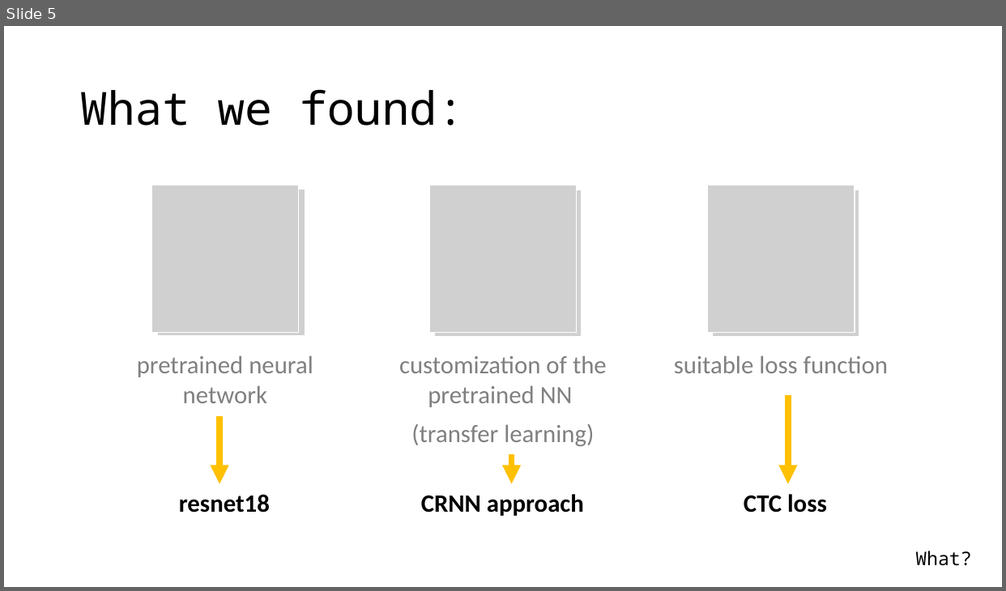
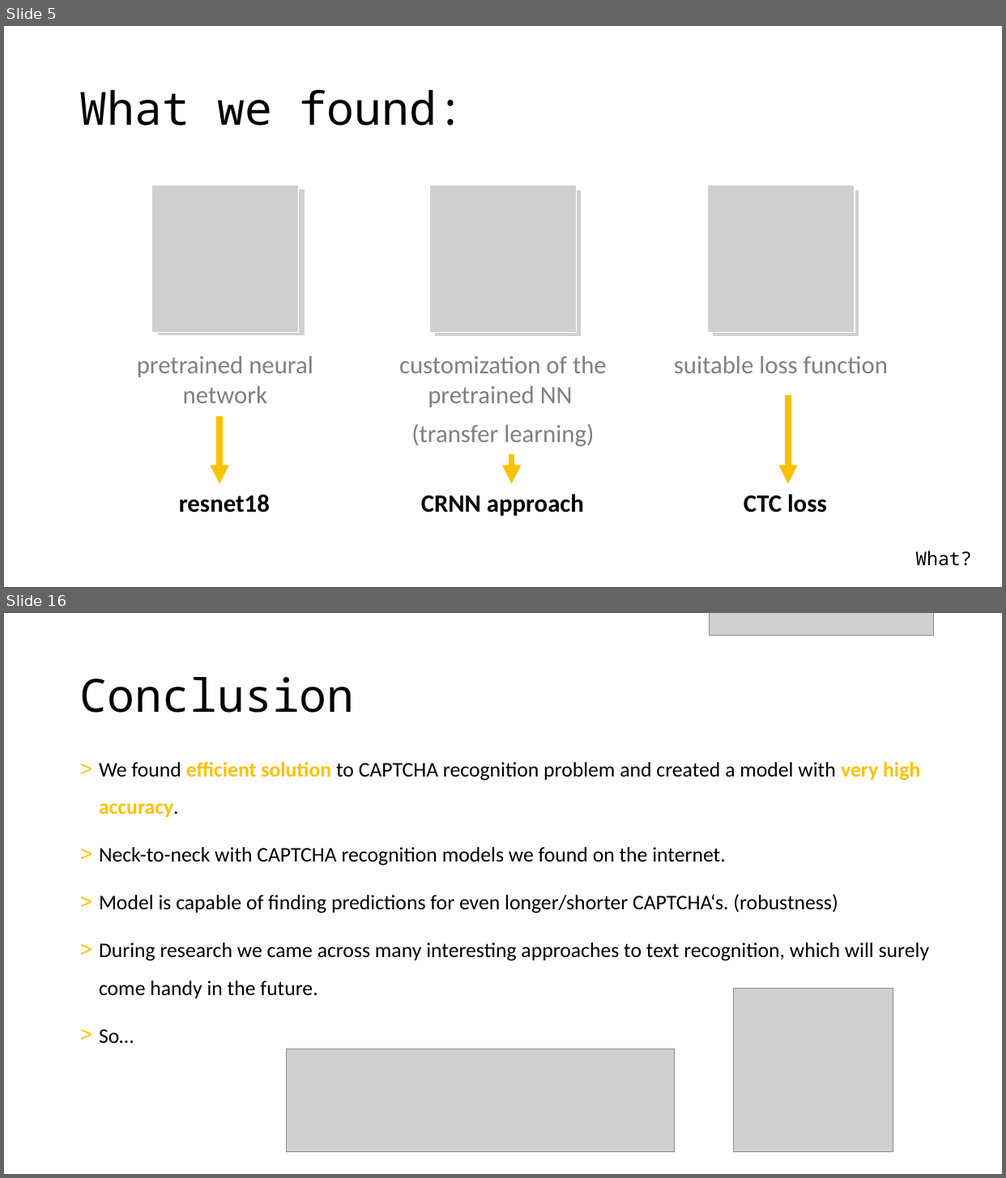
Before and after one commit to Strojove-uceni/final-projects-i_am_not_a_robot, a slide deck: presentation/Final_presentation_draft.pptx. Shown one above the other, each under a label of ours: slide 5 before the commit, slides 5 and 16 after it; the slides between them are not shown. The pictures are 1006x591 and 1006x1178 pixels, drawn with LibreOffice and Linux fonts; fonts in the diff are those of the drawing; grey boxes stand for pictures; background and template pictures are left out. Boxes give left, top, right and bottom in pixels: in the first picture for what was removed or moved away, otherwise in the second. Text is boxed around its words. In the diff, an @@ line names an element or a change of style, - is before the commit and + after.

```diff
--- a/presentation/Final_presentation_draft.pptx
+++ b/presentation/Final_presentation_draft.pptx
@@ slide 16 added at bbox=[4, 613, 1002, 1174], background #FFFFFF @@
@@ picture added at bbox=[710, 613, 934, 636] @@
@@ title added at bbox=[80, 677, 355, 713], 44 pt, text #000000 @@
+Conclusion
@@ text added at bbox=[99, 762, 929, 1043], 20 pt, text #000000 @@
+> We found efficient solution to CAPTCHA recognition problem and created a model with very high accuracy.
+> Neck-to-neck with CAPTCHA recognition models we found on the internet.
+> Model is capable of finding predictions for even longer/shorter CAPTCHA‘s. (robustness)
+> During research we came across many interesting approaches to text recognition, which will surely come handy in the future.
+> So…
@@ picture added at bbox=[734, 988, 893, 1152] @@
@@ picture added at bbox=[286, 1049, 674, 1152] @@
```
Also in this commit, not shown: 4 slides changed, 7 other slides added, 4 slides removed.
